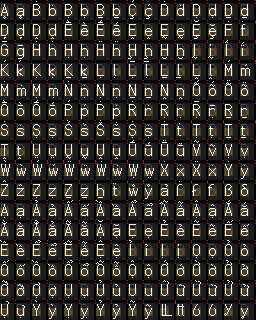
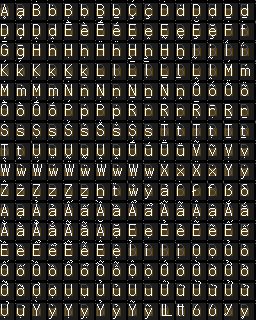
Layers edited between the first and the second 256×320 image:
painted on "Glyphs" over (2, 69, 85, 76)
